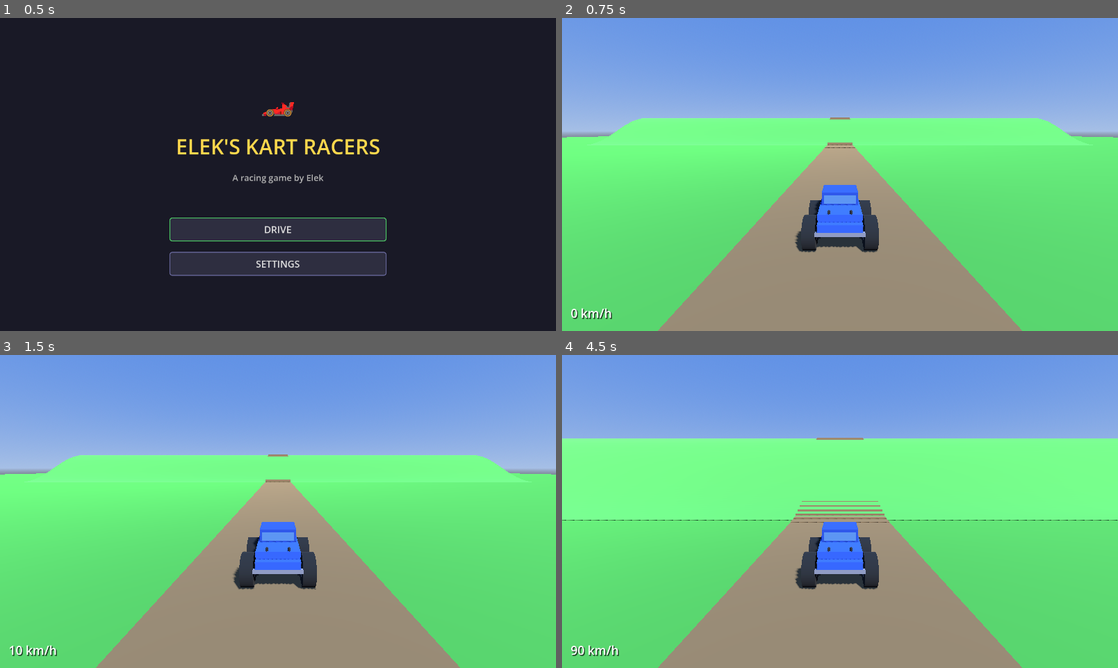
Above: before the commit, frames 1-4 (two rows, left to right).
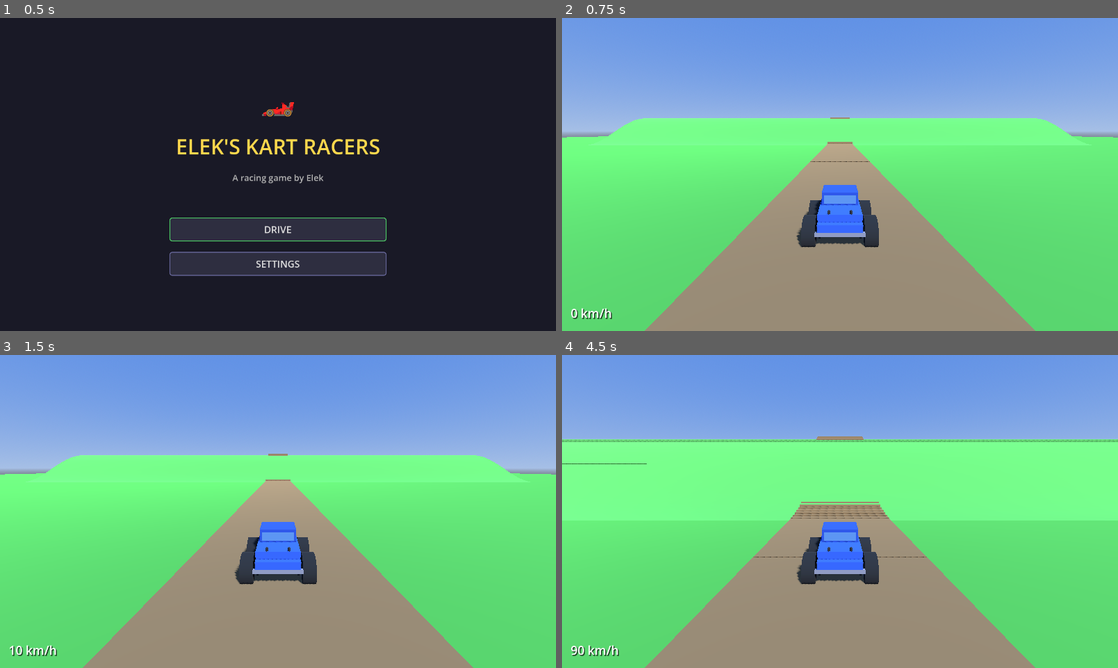
Above: after the commit, the same moments.

Repository: withdoron/Elek-games
Game: Godot game, scene res://node_3d.tscn
The game is run twice, just before and just after one commit, with the same random seed, the same clock (stepped at 60 frames per second) and the same inputs.
Inputs (mouse positions are in pixels of both pictures, inside the frame that each line leads up to):
- Up to frame 1 (0.5 s): no input
- Up to frame 2 (0.75 s): click "DRIVE" at 0.5 s
- Up to frame 3 (1.5 s): tap Enter at 1.25 s; move the mouse to (305, 511) at 1.27 s; hold W (accelerate) from 1.28 s (still down); click (305, 511) at 1.42 s
- Up to frame 4 (4.5 s): keep holding W (accelerate); move the mouse to (812, 511) at 2.02 s; move the mouse to (851, 505) at 2.77 s; move the mouse to (834, 517) at 3.52 s; click (834, 517) at 3.67 s; move the mouse to (878, 514) at 4.27 s

Frame 1 is identical in both runs. In frame 2, 1.8% of the frame differs, in the area x 8-92%, y 32-100%; in frame 3, 1.8%; in frame 4, 3.2%, in the area x 0-100%, y 26-100%.

Commit message:
TRACK: fix Z-fighting — road raised above green, 3x overlap
- Road and green were 0.05 apart causing Z-fighting flickering
- Road top now 0.5 above green top (clear separation)
- Both use 10-deep slabs with 3x Z overlap (was 6-deep, 2x)
- 300 road segments, 150 hill segments for smoother curves
- Green is continuous underneath, road clearly draws on top

Co-Authored-By: Claude Opus 4.6 (1M context) <noreply@anthropic.com>

Diff:
--- a/kart-racers/scripts/main_setup.gd
+++ b/kart-racers/scripts/main_setup.gd
@@ -71,7 +71,7 @@
 	var road_width = 10.0
 	var road_start_z = 80.0
 	var road_end_z = -130.0
-	var segments = 200
+	var segments = 300
 	var road_mat = StandardMaterial3D.new()
 	road_mat.albedo_color = Color(0.45, 0.35, 0.22)
 
@@ -89,13 +89,13 @@
 
 		var slope_angle = atan2(h_front - h_back, seg_length)
 
-		# Deep slab — 2x Z overlap so steep slopes have no gaps
+		# 10-deep slab, 3x Z overlap, raised 0.5 above green
 		var segment = MeshInstance3D.new()
 		var box = BoxMesh.new()
-		box.size = Vector3(road_width, 6.0, seg_length * 2.0)
+		box.size = Vector3(road_width, 10.0, seg_length * 3.0)
 		segment.mesh = box
 		segment.material_override = road_mat
-		segment.position = Vector3(0, h_mid - 2.85, z_mid)
+		segment.position = Vector3(0, h_mid - 4.5, z_mid)
 		segment.rotation.x = slope_angle
 		add_child(segment)
 
@@ -105,8 +105,8 @@
 	var hill_mat = StandardMaterial3D.new()
 	hill_mat.albedo_color = Color(0.3, 0.6, 0.25)
 
-	var full_width = 200.0  # wide enough to blend with flat grass
-	var z_steps = 100
+	var full_width = 200.0
+	var z_steps = 150
 	var z_start = HILL_CENTER_Z - HILL_HALF_WIDTH
 	var z_end = HILL_CENTER_Z + HILL_HALF_WIDTH
 	var z_step_size = (z_end - z_start) / z_steps
@@ -125,13 +125,13 @@
 
 		var slope = atan2(h_front - h_back, z_step_size)
 
-		# One full-width strip — no road gap, road draws on top
+		# 10-deep slab, 3x Z overlap — road draws on top of this
 		var strip = MeshInstance3D.new()
 		var box = BoxMesh.new()
-		box.size = Vector3(full_width, 6.0, z_step_size * 2.0)
+		box.size = Vector3(full_width, 10.0, z_step_size * 3.0)
 		strip.mesh = box
 		strip.material_override = hill_mat
-		strip.position = Vector3(0, h_mid - 2.9, z_mid)
+		strip.position = Vector3(0, h_mid - 5.0, z_mid)
 		strip.rotation.x = slope
 		add_child(strip)
 
